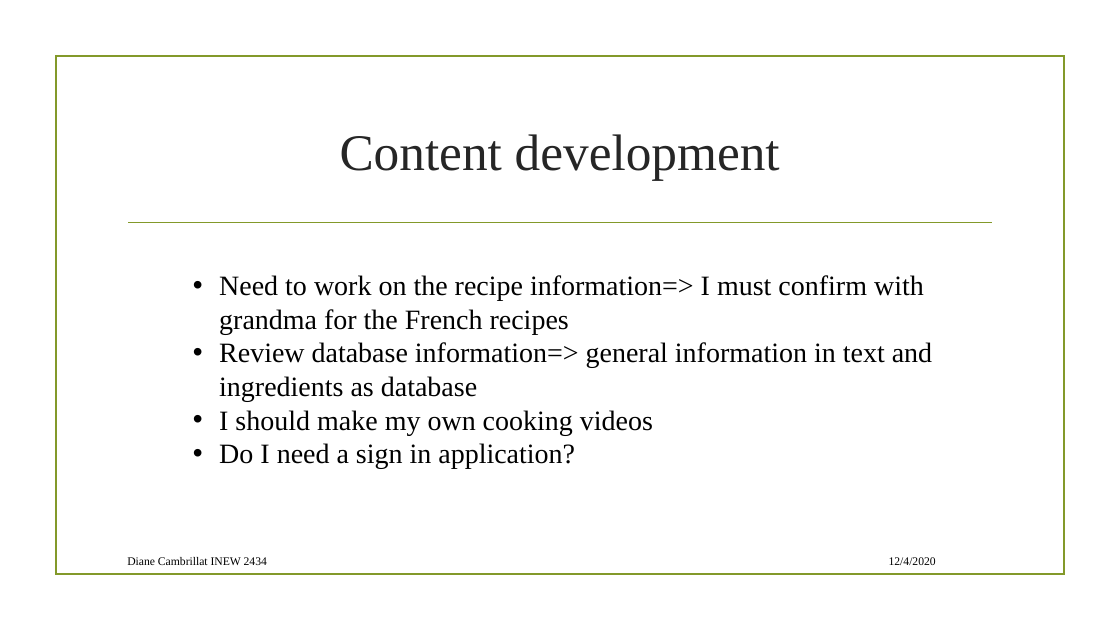
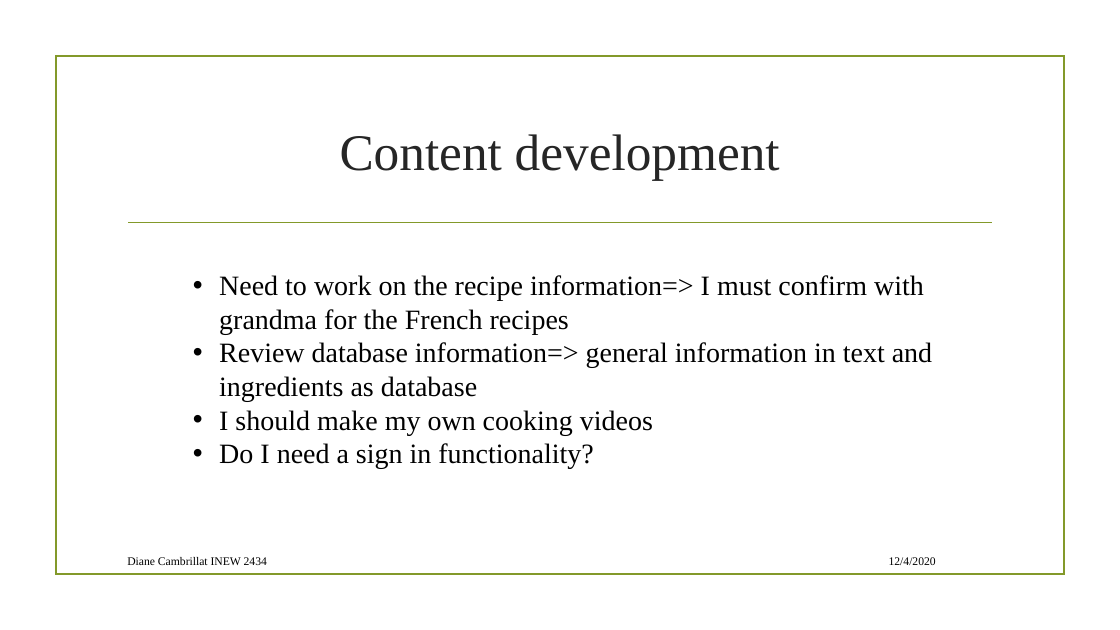
Before and after one commit to diane-cambrillat/project1, a slide deck: slide 7 of presentation.pptx (slide 6 before the commit). Drawn at 1120x630 pixels with LibreOffice and Linux fonts; fonts in the diff are those of the drawing; background and template pictures are left out. Boxes give left, top, right and bottom in pixels: in the first picture for what was removed or moved away, otherwise in the second. Text is boxed around its words. In the diff, an @@ line names an element or a change of style, - is before the commit and + after.

```diff
--- a/presentation.pptx
+++ b/presentation.pptx
@@ text at (219,443,593,469): text changed @@
-• Do I need a sign in application?
+• Do I need a sign in functionality?
```
Also in this commit, not shown: 1 other slide changed, 2 slides added, 1 other file.
